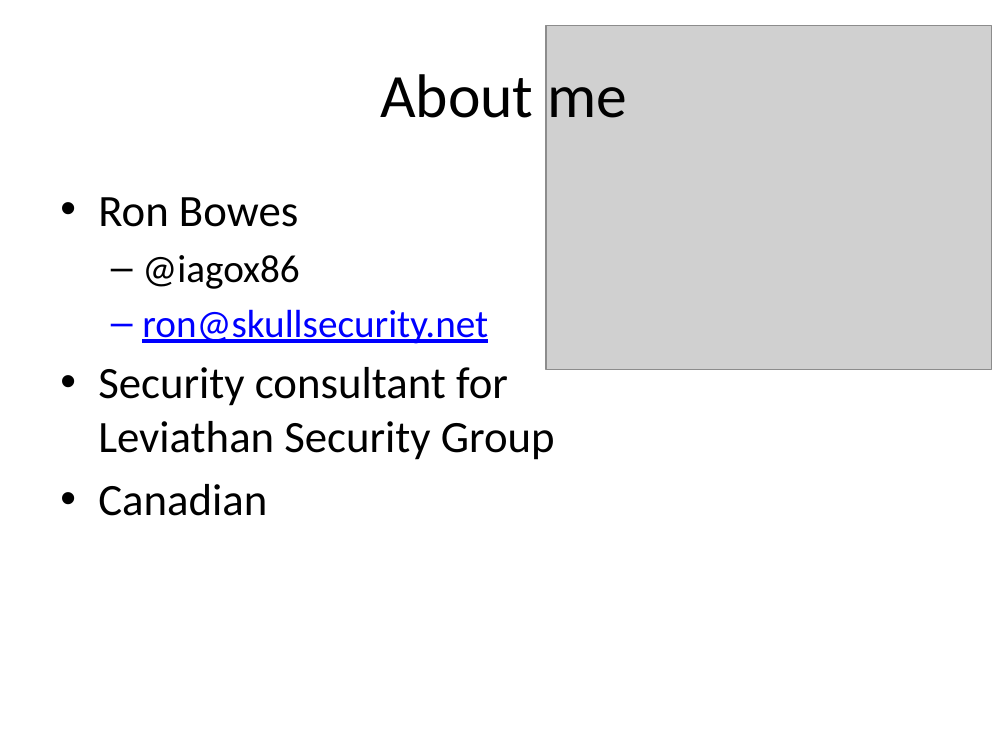
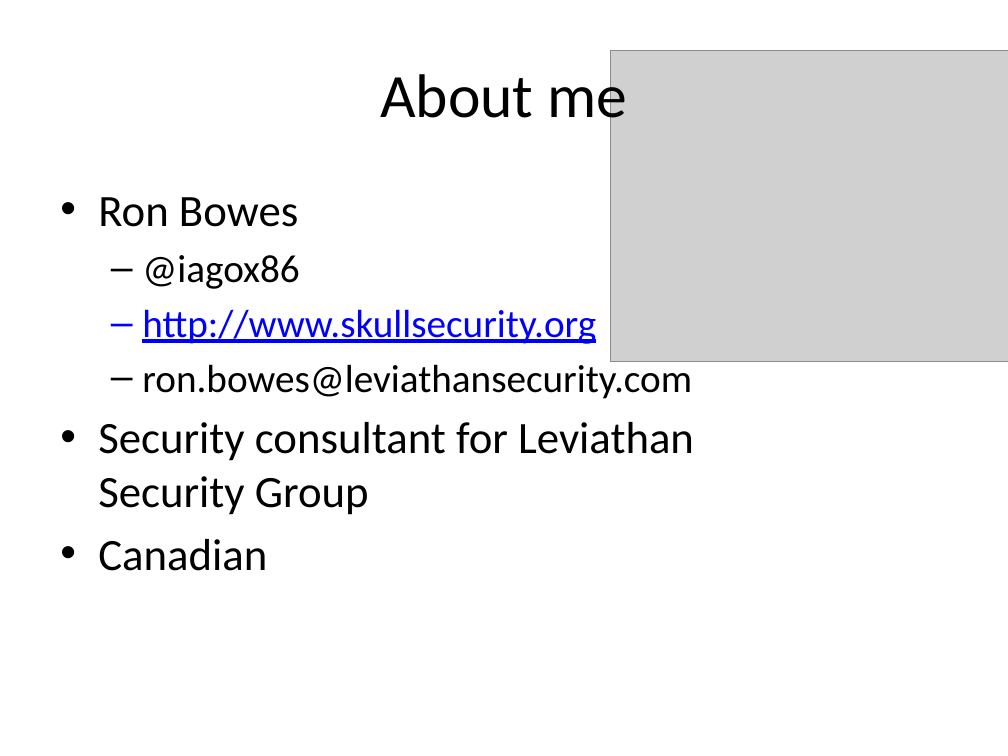
Before and after one commit to iagox86/2013-02-Shmoocon-talk, a slide deck: slide 2 of Shmoocon.pptx. Drawn at 1008x756 pixels with LibreOffice and Linux fonts; fonts in the diff are those of the drawing; grey boxes stand for pictures. Boxes give left, top, right and bottom in pixels: in the first picture for what was removed or moved away, otherwise in the second. Text is boxed around its words. In the diff, an @@ line names an element or a change of style, - is before the commit and + after.

```diff
--- a/Shmoocon.pptx
+++ b/Shmoocon.pptx
@@ picture: place and size @@
-picture at [546,25,992,370]
+picture at [610,50,1008,361]
@@ text at [142,309,692,399]: text changed; text colour #0000FF to #000000 @@
-  – ron@skullsecurity.net
+  – http://www.skullsecurity.org
+  – ron.bowes@leviathansecurity.com
```
Also in this commit, not shown: 8 other slides changed.
